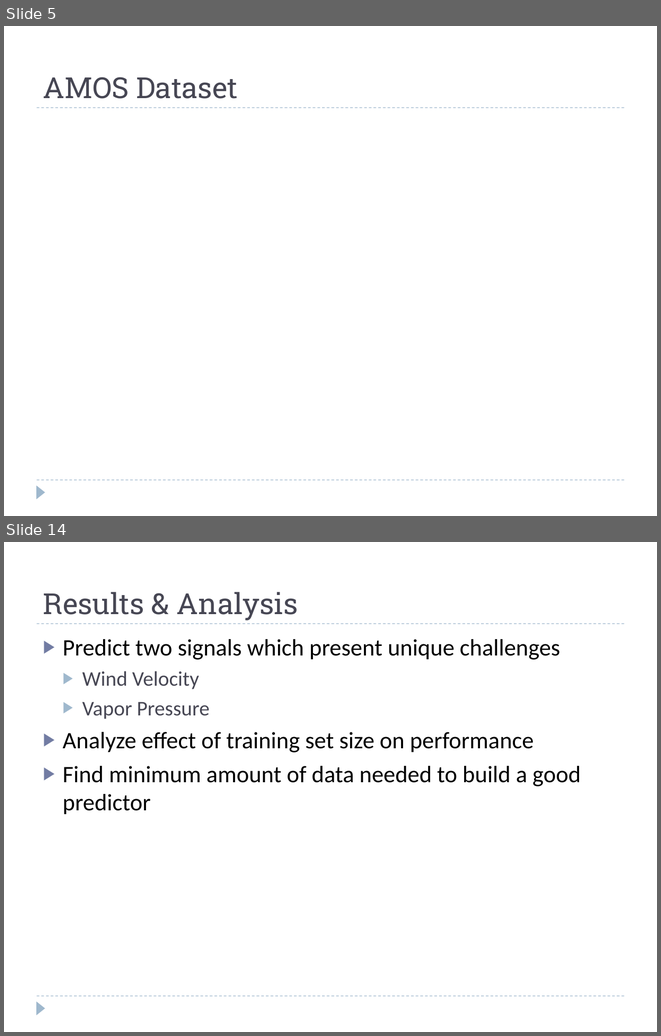
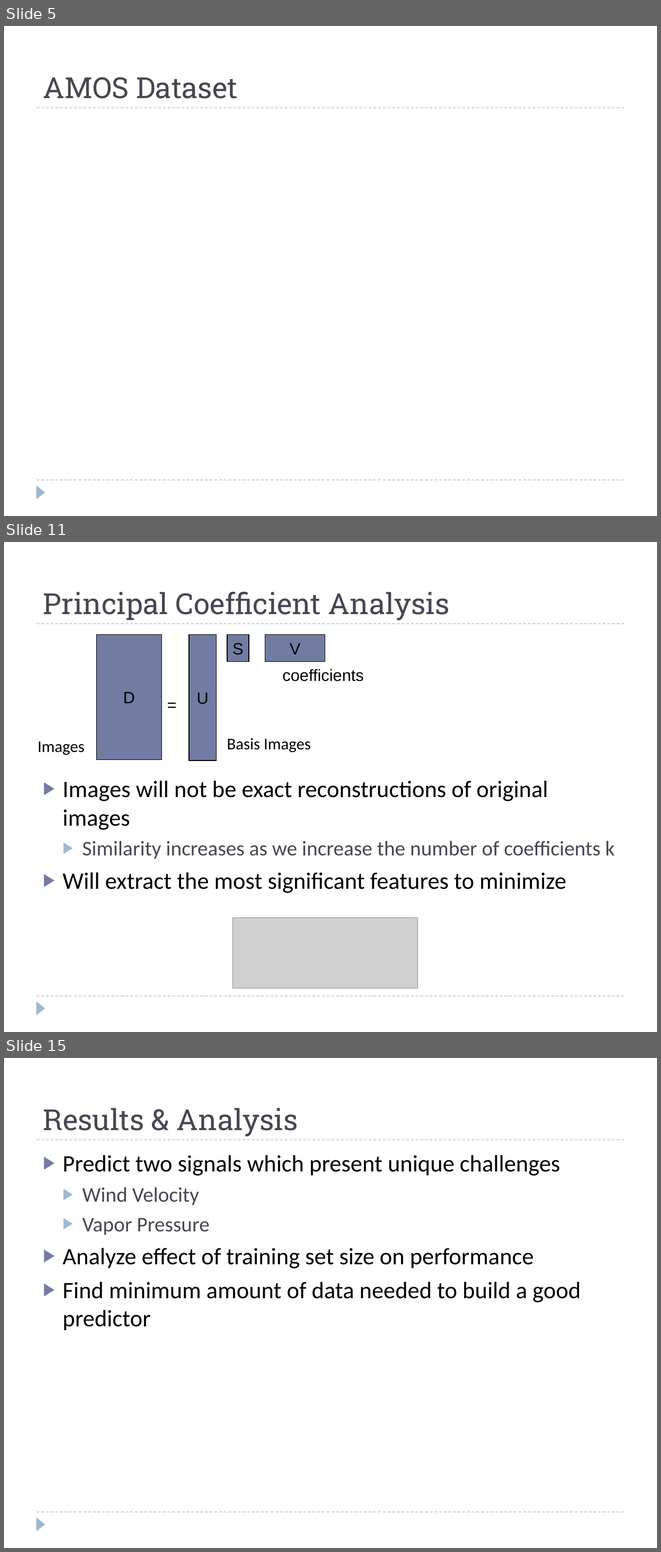
Before and after one commit to rspeyer/rzs-thesis, a slide deck: thesis-defense.pptx. Shown one above the other, each under a label of ours: slides 5 and 14 before the commit, slides 5, 11 and 15 after it; the slides between them are not shown. The pictures are 661x1036 and 661x1552 pixels, drawn with LibreOffice and Linux fonts; fonts in the diff are those of the drawing; grey boxes stand for pictures. Boxes give left, top, right and bottom in pixels: in the first picture for what was removed or moved away, otherwise in the second. Text is boxed around its words. In the diff, an @@ line names an element or a change of style, - is before the commit and + after.

```diff
--- a/thesis-defense.pptx
+++ b/thesis-defense.pptx
@@ slide 11 added at bbox=[4, 542, 657, 1032], background #FFFFFF; not listed: 3 template elements that a slide beside it also shows @@
@@ title added at bbox=[43, 591, 450, 620], 32 pt, text #464653 @@
+Principal Coefficient Analysis
@@ rectangle added at bbox=[97, 635, 162, 760], fill #727CA3, outline #000000 0.75 pt, 18 pt, text #000000 @@
+D
@@ rectangle added at bbox=[189, 635, 216, 761], fill #727CA3, outline #000000 0.75 pt, 18 pt, text #000000 @@
+U
@@ rectangle added at bbox=[227, 635, 249, 662], fill #727CA3, outline #000000 0.75 pt, 18 pt, text #000000 @@
+S
@@ rectangle added at bbox=[265, 635, 325, 662], fill #727CA3, outline #000000 0.75 pt, 18 pt, text #000000 @@
+V
@@ text added at bbox=[282, 669, 363, 681], 18 pt, text #000000 @@
+coefficients
@@ text added at bbox=[161, 691, 184, 717], 18 pt, text #000000 @@
+=
@@ text added at bbox=[37, 741, 85, 755], 18 pt, text #000000 @@
+Images
@@ text added at bbox=[227, 738, 311, 752], 18 pt, text #000000 @@
+Basis Images
@@ text added at bbox=[63, 780, 615, 893], 26 pt, text #000000 @@
+▶ Images will not be exact reconstructions of original images
+  ▶ Similarity increases as we increase the number of coefficients k
+▶ Will extract the most significant features to minimize
@@ picture added at bbox=[232, 917, 417, 988] @@
@@ what was slide 14 is now slide 15 @@
```
Also in this commit, not shown: 14 slides changed, 5 other slides added, 4 slides removed, 3 other files.
